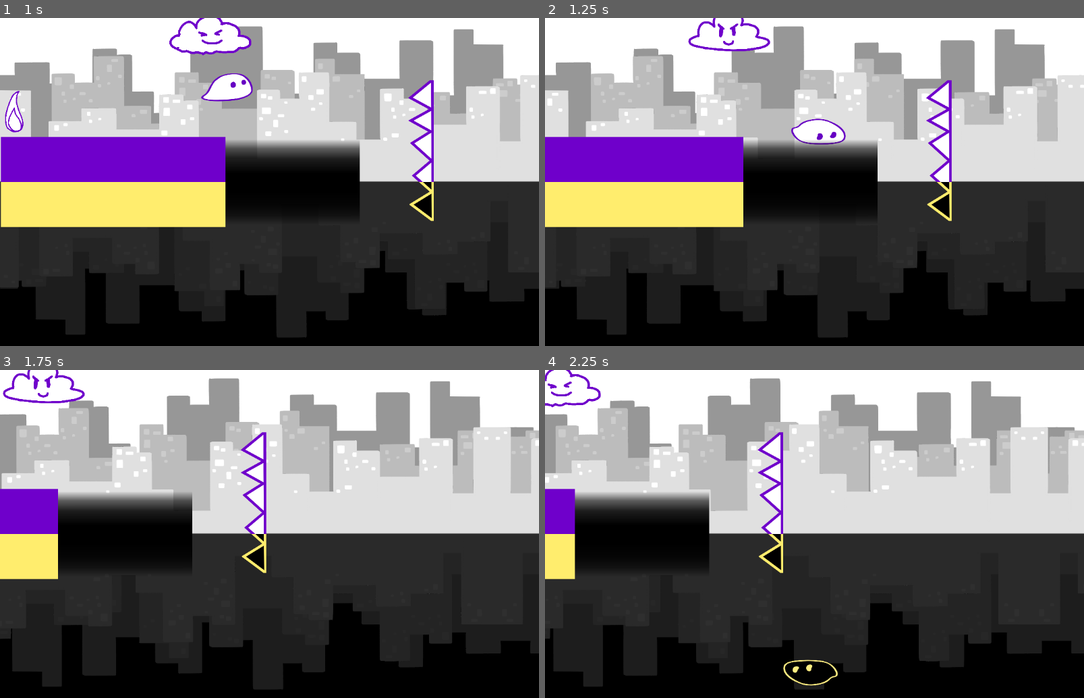
Above: before the commit, frames 1-4 (two rows, left to right).
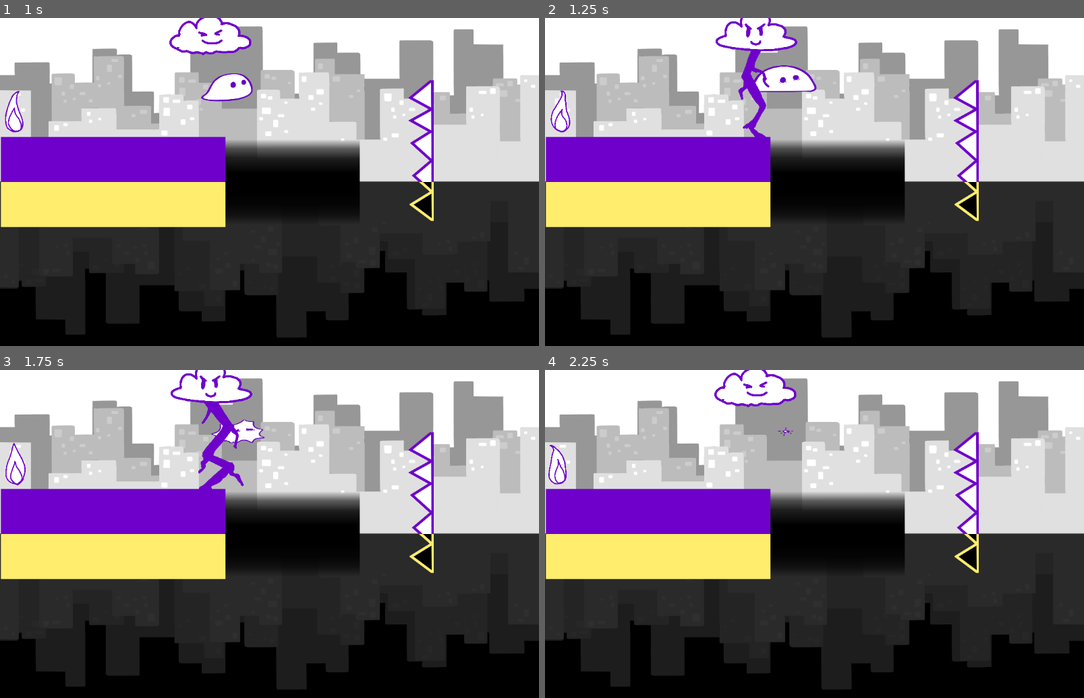
Above: after the commit, the same moments.

Repository: Globs-United/Project
Game: Godot game, scene res://lvl1_BACKUP_201505.tscn
Two runs of this game, one before a commit and one after it. Both use one fixed random seed, a clock stepped at 60 frames per second and the inputs below.
Inputs:
- Up to frame 1 (1 s): hold Right (moveRight) from 0.53 s (still down); tap Space (jump) at 0.77 s
- Up to frame 2 (1.25 s): keep holding Right (moveRight)
- Up to frame 3 (1.75 s): keep holding Right (moveRight); tap Space (jump) at 1.52 s
- Up to frame 4 (2.25 s): release Right (moveRight) at 2.03 s; hold Left (moveLeft) from 2.03 s (still down)

Frame 1 is identical in both runs. In frame 2, 14% of the frame differs, in the area x 0-100%, y 0-98%; in frame 3, 42%; in frame 4, 43%.

Commit message:
lightning pt2/2

Diff:
--- a/scripts/lightning_cloud.gd
+++ b/scripts/lightning_cloud.gd
@@ -4,12 +4,17 @@
 var lightning_striking = false
 var player_within = false
 @export var Yworld = false
+@export var strike_time = 1.0
+@export var rest_time = 1.0
 
 
 func _ready() -> void:
 	if Yworld:
 		change_world(false);
+	$RestTimer.wait_time = rest_time
+	$StrikeTimer.wait_time = strike_time
 	$RestTimer.start()
+
 
 func _process(_delta: float) -> void:
 	if lightning_striking && player_within:
@@ -22,14 +27,11 @@
 	else:
 		$AnimatedSprite2D.play("blink")
 
-	if $Lightning/AnimatedSprite2D.frame == 16:
-		_on_animated_sprite_2d_animation_finished();
 
 
 
 
-
-func _on_animated_sprite_2d_animation_finished() -> void:
+func _on_strike_timer_timeout() -> void:
 	$RestTimer.start()
 	$Lightning/AnimatedSprite2D.play("wait")
 	lightning_striking = false
@@ -37,6 +39,7 @@
 
 func _on_rest_timer_timeout() -> void:
 	lightning_striking = true
+	$StrikeTimer.start()
 	if Yworld:
 		$Lightning/AnimatedSprite2D.play("strikeY")
 	else:
